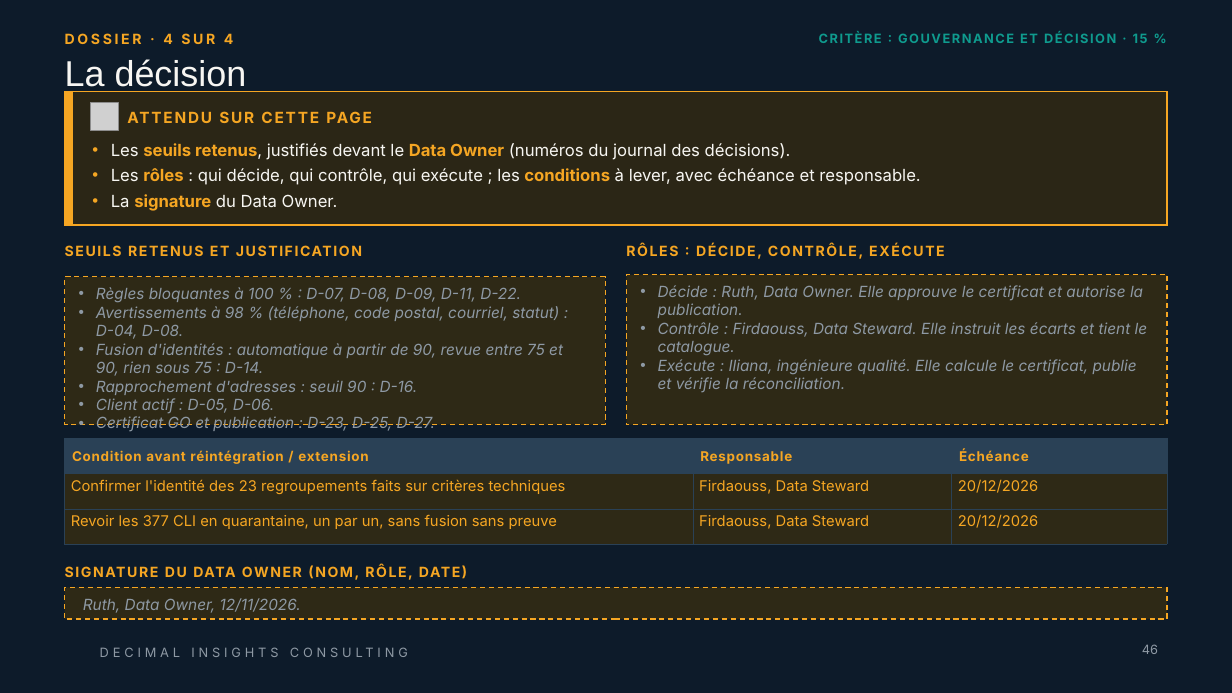
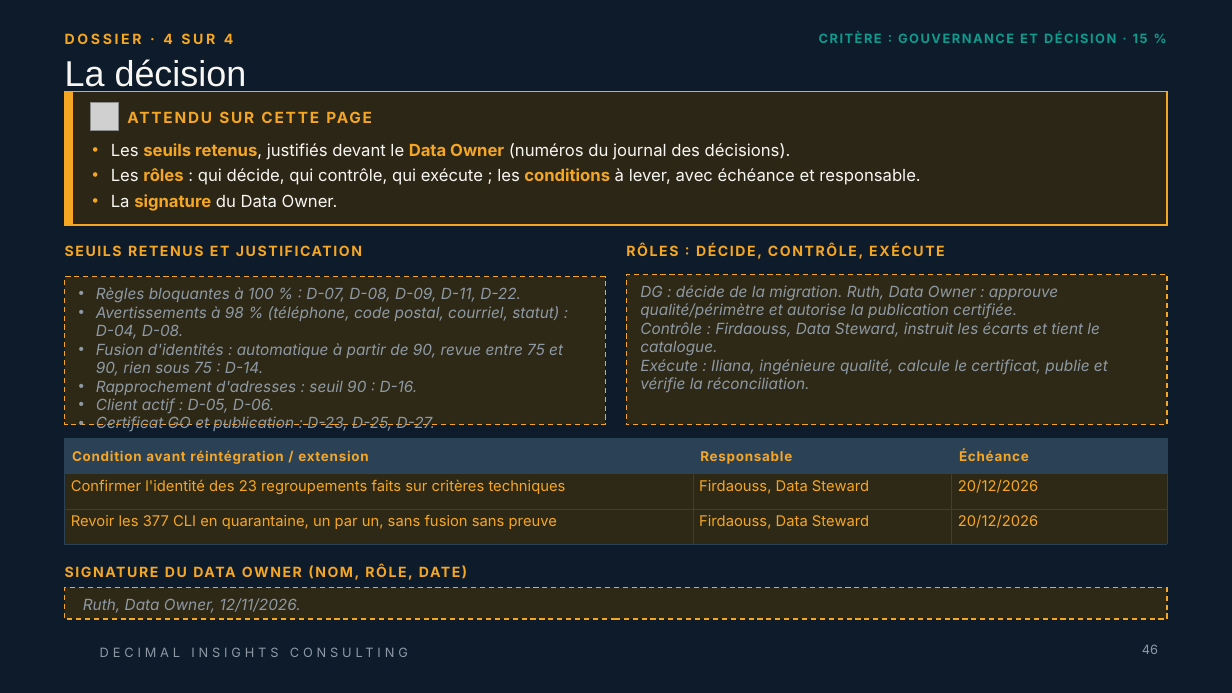
Before and after one commit to ruthabebeneg/td-qualite-g02, a slide deck: slide 46 of livrables/Livrable_Groupe_TD_AssurConnect.pptx. Drawn at 1232x693 pixels with LibreOffice and Linux fonts; fonts in the diff are those of the drawing; grey boxes stand for pictures; background and template pictures are left out. Boxes give left, top, right and bottom in pixels: in the first picture for what was removed or moved away, otherwise in the second. Text is boxed around its words. In the diff, an @@ line names an element or a change of style, - is before the commit and + after.

```diff
--- a/livrables/Livrable_Groupe_TD_AssurConnect.pptx
+++ b/livrables/Livrable_Groupe_TD_AssurConnect.pptx
@@ text in rectangle at (640,285,1108,393): text changed @@
-• Décide : Ruth, Data Owner. Elle approuve le certificat et autorise la publication.
-• Contrôle : Firdaouss, Data Steward. Elle instruit les écarts et tient le catalogue.
-• Exécute : Iliana, ingénieure qualité. Elle calcule le certificat, publie et vérifie la réconciliation.
+DG : décide de la migration. Ruth, Data Owner : approuve qualité/périmètre et autorise la publication certifiée.
+Contrôle : Firdaouss, Data Steward, instruit les écarts et tient le catalogue.
+Exécute : Iliana, ingénieure qualité, calcule le certificat, publie et vérifie la réconciliation.
```
Also in this commit, not shown: 11 other slides changed, 14 other files.
